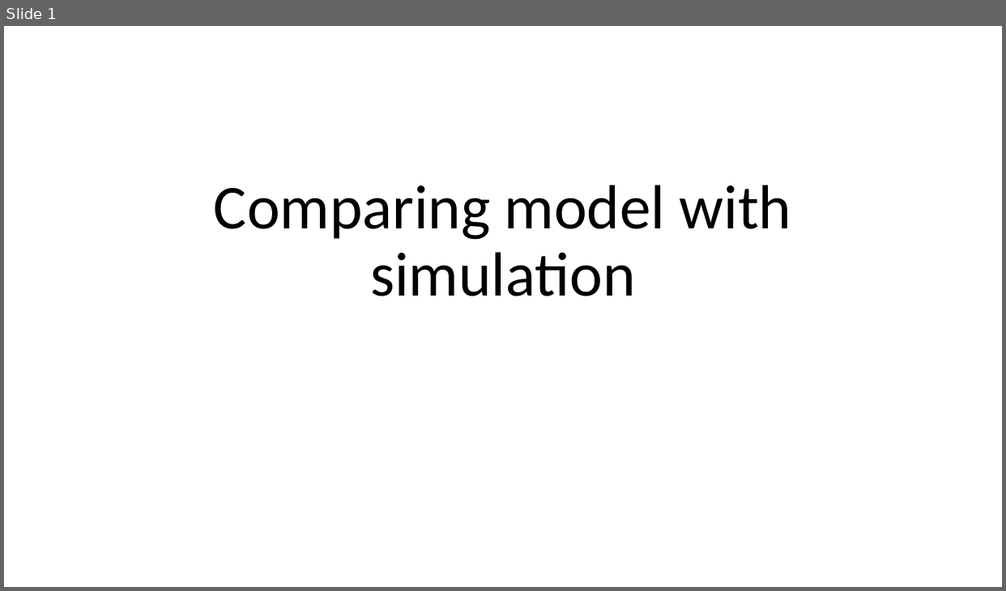
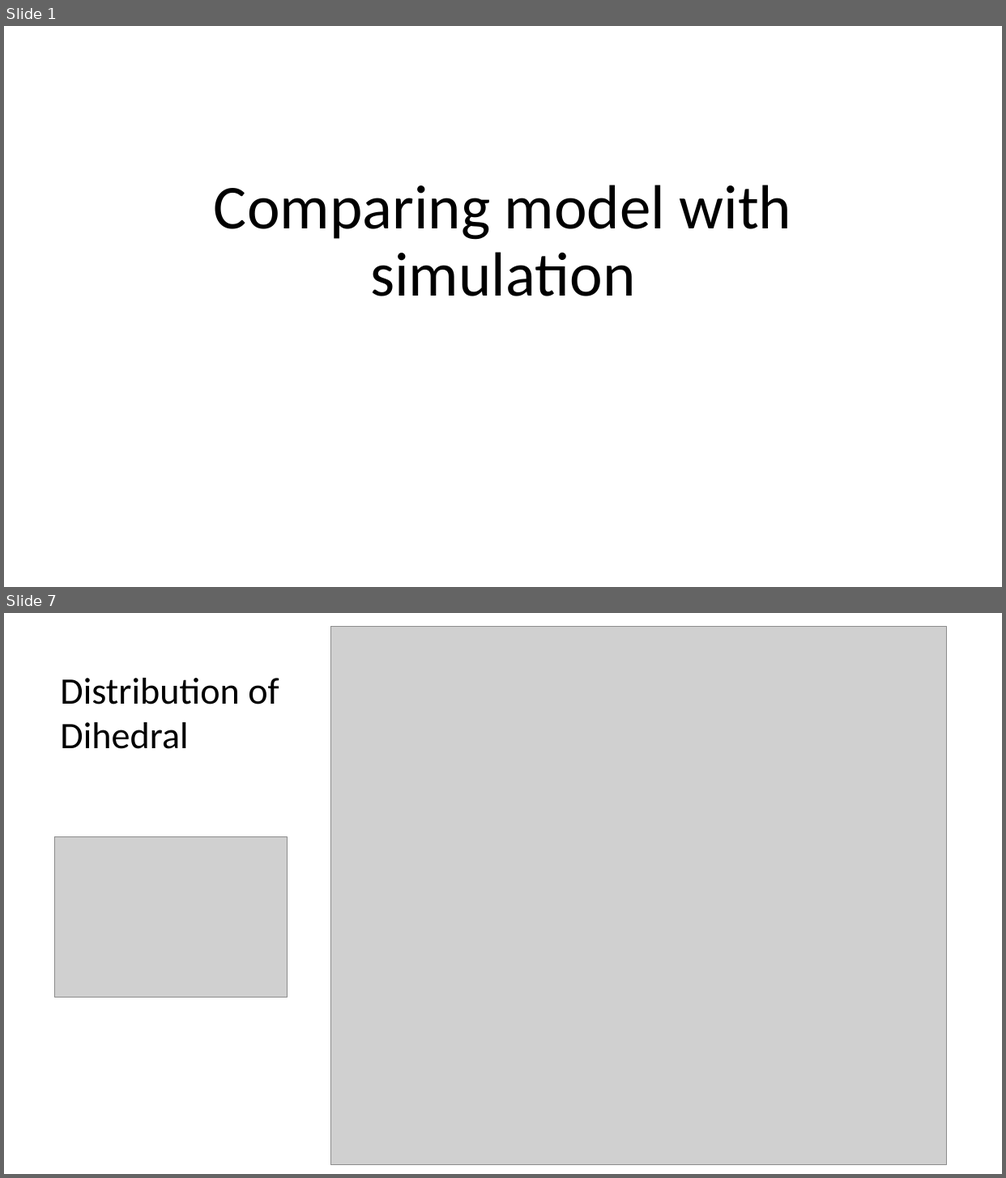
Before and after one commit to BirkDissing/Gemma_group, a slide deck: Master thesis/Meetings/06-03 Comparing model and simulation.pptx. Shown one above the other, each under a label of ours: slide 1 before the commit, slides 1 and 7 after it; the slides between them are not shown. The pictures are 1006x591 and 1006x1178 pixels, drawn with LibreOffice and Linux fonts; fonts in the diff are those of the drawing; grey boxes stand for pictures. Boxes give left, top, right and bottom in pixels: in the first picture for what was removed or moved away, otherwise in the second. Text is boxed around its words. In the diff, an @@ line names an element or a change of style, - is before the commit and + after.

```diff
--- a/Master thesis/Meetings/06-03 Comparing model and simulation.pptx
+++ b/Master thesis/Meetings/06-03 Comparing model and simulation.pptx
@@ slide 7 added at (4,613,1002,1174), background #FFFFFF @@
@@ picture added at (331,627,948,1165) @@
@@ text added at (60,678,279,749), 36 pt, text #000000 @@
+Distribution of Dihedral
@@ picture added at (55,837,287,997) @@
```
Also in this commit, not shown: 11 other slides added, 5 slides removed, 5 other files.
